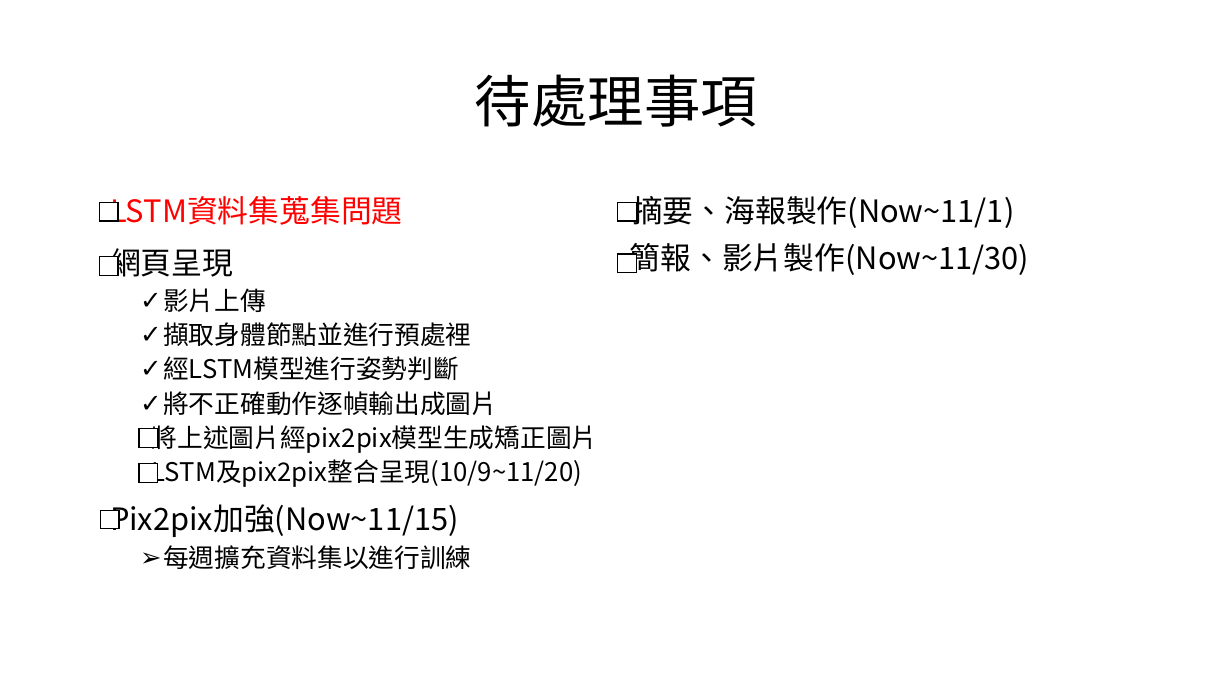
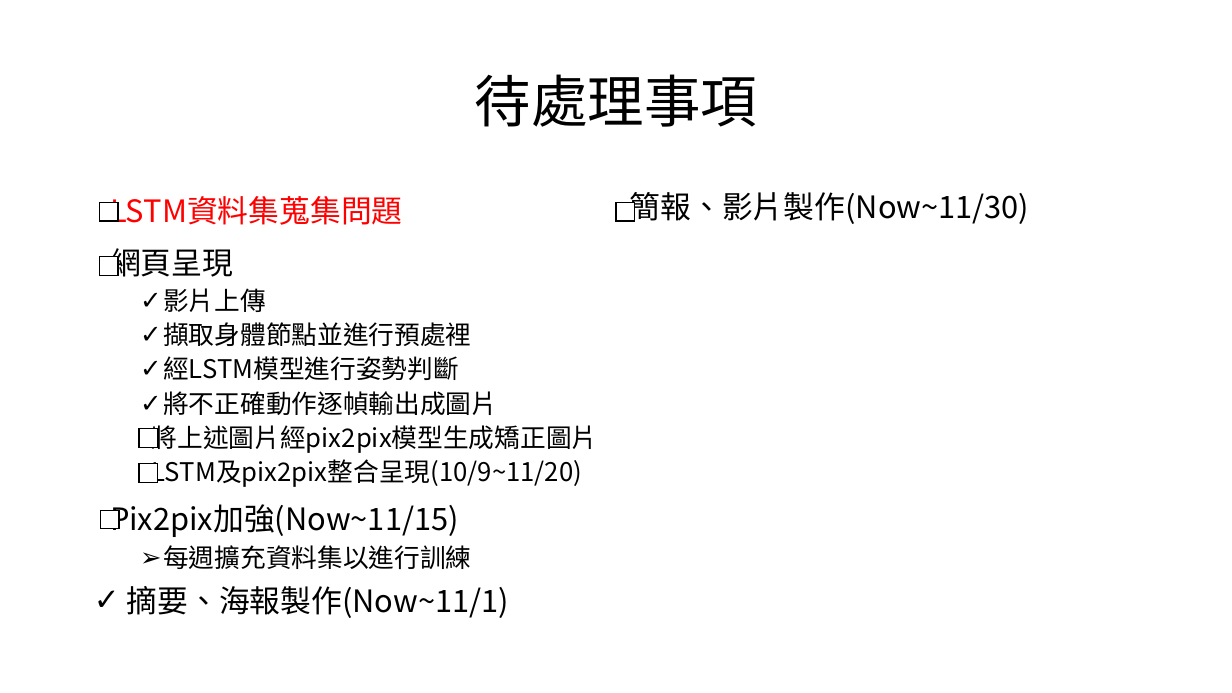
Before and after one commit to mizulun/seatpose-system, a slide deck: slide 3 of week6進度報告.pptx. Drawn at 1232x693 pixels with LibreOffice and Linux fonts; fonts in the diff are those of the drawing. Boxes give left, top, right and bottom in pixels: in the first picture for what was removed or moved away, otherwise in the second. Text is boxed around its words. In the diff, an @@ line names an element or a change of style, - is before the commit and + after.

Commit message:
摘要

```diff
--- a/week6進度報告.pptx
+++ b/week6進度報告.pptx
@@ rectangle: place and size @@
-rectangle at box(617, 254, 636, 273)
+rectangle at box(616, 202, 635, 221)
@@ rectangle removed at box(617, 202, 636, 221) @@
@@ text at box(127, 586, 509, 618): bullet none to ✓ @@
```
Also in this commit, not shown: 1 other file.
